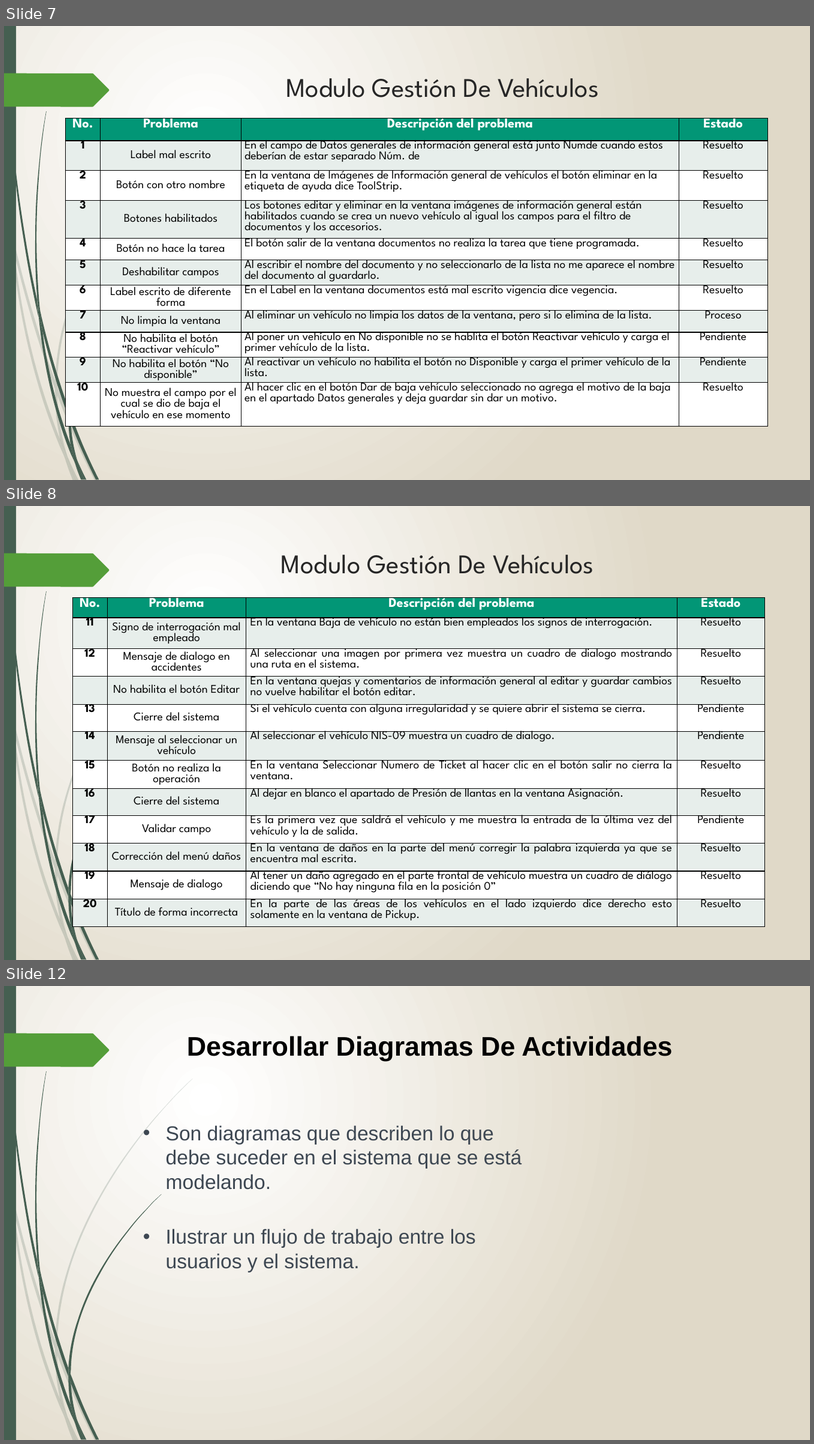
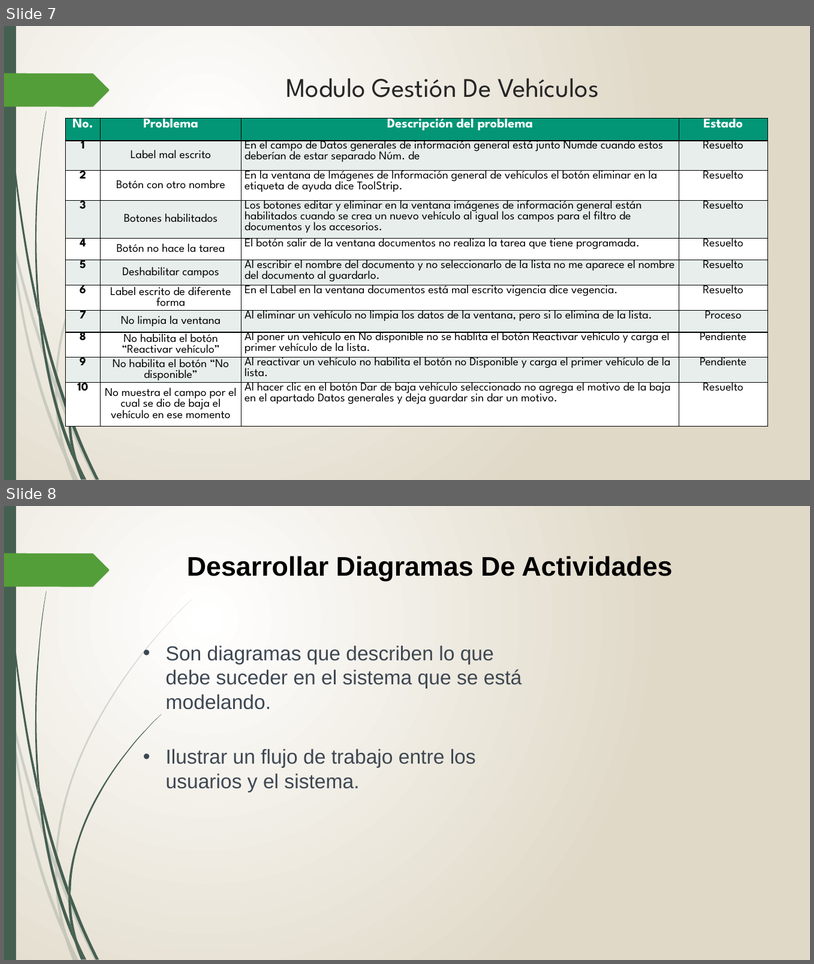
Before and after one commit to TonoGafa/paginaWebDany, a slide deck: img/PresentacionTitulacion.pptx. Shown one above the other, each under a label of ours: slides 7, 8 and 12 before the commit, slides 7 and 8 after it; the slides between them are not shown. The pictures are 814x1444 and 814x964 pixels, drawn with LibreOffice and Linux fonts; fonts in the diff are those of the drawing. Boxes give left, top, right and bottom in pixels: in the first picture for what was removed or moved away, otherwise in the second. Text is boxed around its words. In the diff, an @@ line names an element or a change of style, - is before the commit and + after.

Commit message:
Espacios
Ya quedaron todos o al menos la mayoria de los espacios, falta darle formato a la letra y un mejor tamaño.

```diff
--- a/img/PresentacionTitulacion.pptx
+++ b/img/PresentacionTitulacion.pptx
@@ slide 8 removed at bbox=[4, 506, 810, 960], background gradient #FFFFFF to #E0D9C8; not listed: 24 template elements that a slide beside it also shows @@
@@ title removed at bbox=[281, 555, 594, 574] @@
-Modulo Gestión De Vehículos
@@ table removed at bbox=[72, 597, 764, 945], 12 rows, 4 columns @@
-No. | Problema | Descripción del problema | Estado
-11 | Signo de interrogación mal empleado | En la ventana Baja de vehículo no están bien empleados los signos de interrogación. | Resuelto
-12 | Mensaje de dialogo en accidentes | Al seleccionar una imagen por primera vez muestra un cuadro de dialogo mostrando una ruta en el sistema. | Resuelto
- | No habilita el botón Editar | En la ventana quejas y comentarios de información general al editar y guardar cambios no vuelve habilitar el botón editar. | Resuelto
-13 | Cierre del sistema | Si el vehículo cuenta con alguna irregularidad y se quiere abrir el sistema se cierra. | Pendiente
-14 | Mensaje al seleccionar un vehículo | Al seleccionar el vehículo NIS-09 muestra un cuadro de dialogo. | Pendiente
-15 | Botón no realiza la operación | En la ventana Seleccionar Numero de Ticket al hacer clic en el botón salir no cierra la ventana. | Resuelto
-16 | Cierre del sistema | Al dejar en blanco el apartado de Presión de llantas en la ventana Asignación. | Resuelto
-17 | Validar campo | Es la primera vez que saldrá el vehículo y me muestra la entrada de la última vez del vehículo y la de salida. | Pendiente
-18 | Corrección del menú daños | En la ventana de daños en la parte del menú corregir la palabra izquierda ya que se encuentra mal escrita. | Resuelto
-19 | Mensaje de dialogo | Al tener un daño agregado en el parte frontal de vehículo muestra un cuadro de diálogo diciendo que “No hay ninguna fila en la posición 0” | Resuelto
-20 | Título de forma incorrecta | En la parte de las áreas de los vehículos en el lado izquierdo dice derecho esto solamente en la ventana de Pickup. | Resuelto
@@ what was slide 12 is now slide 8 @@
```
Also in this commit, not shown: 1 slide changed, 3 other slides removed, 2 other files.
